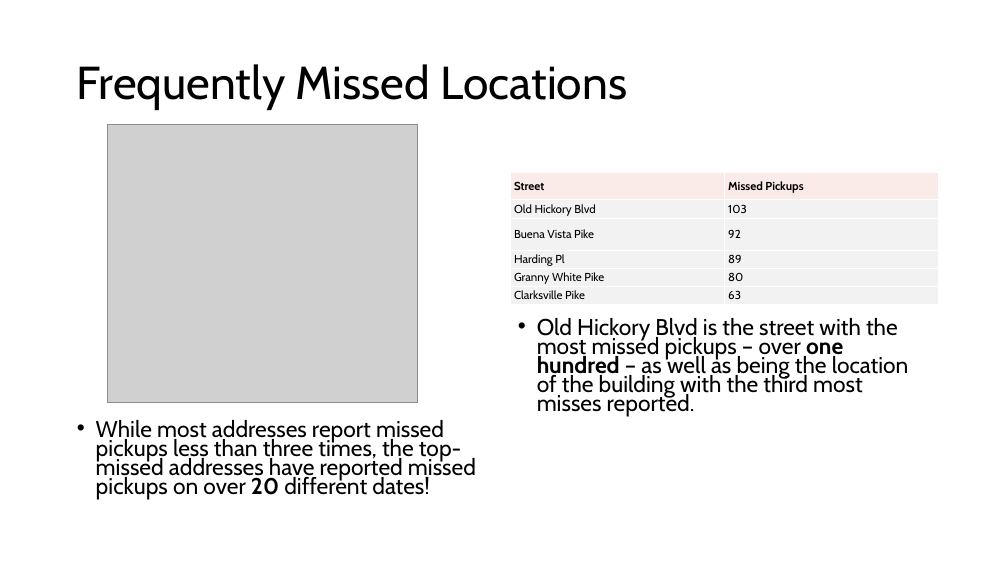
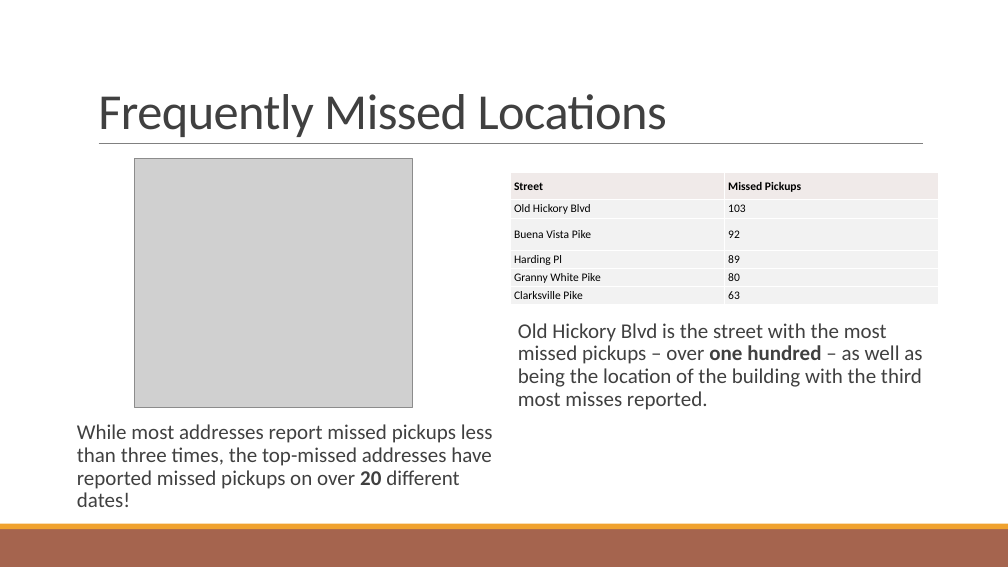
Before and after one commit to NSS-Full-Time-Data-Analytics-17/trash-haulers-atlantis, a slide deck: slide 9 of slides_rme.pptx (slide 7 before the commit). Drawn at 1008x567 pixels with LibreOffice and Linux fonts; fonts in the diff are those of the drawing; grey boxes stand for pictures. Boxes give left, top, right and bottom in pixels: in the first picture for what was removed or moved away, otherwise in the second. Text is boxed around its words. In the diff, an @@ line names an element or a change of style, - is before the commit and + after.

```diff
--- a/slides_rme.pptx
+++ b/slides_rme.pptx
@@ title "Frequently Missed Locations": place and size @@
-title "Frequently Missed Locations" at (77, 64, 628, 110)
+title "Frequently Missed Locations" at (98, 94, 667, 137)
@@ title "Frequently Missed Locations" at (98, 94, 667, 137): size 44 to 48 pt, font Cabin to Calibri, text colour #000000 to #404040, letter spacing 0 to -0.5 pt; line spacing 0.9 to 0.85; vertical alignment middle to bottom @@
@@ line added from (99, 144) to (923, 144), #808080 0.5 pt @@
@@ picture: place and size @@
-picture at (107, 125, 418, 403)
+picture at (135, 158, 413, 408)
@@ table at (510, 172, 938, 305) @@
@@ fill #FBEBE8 to #F0EAE9 in row 1 @@
@@ font Cabin to Calibri @@
@@ text "Old Hickory Blvd is the ..." at (518, 323, 922, 410): size 21.7 to 20 pt, font Cabin to Calibri, text colour #000000 to #404040; bullet • to  ; line spacing 0.7 to 0.9; more space between paragraphs @@
@@ text "While most addresses report missed ..." at (77, 424, 493, 507): size 21.7 to 20 pt, font Cabin to Calibri, text colour #000000 to #404040; bullet • to  ; line spacing 0.7 to 0.9; more space between paragraphs @@
@@ rectangle added at (0, 529, 1008, 567), fill #A5644E @@
@@ rectangle added at (0, 524, 1008, 529), fill #F0A22E @@
```
Also in this commit, not shown: 9 other slides changed, 3 slides added, 1 other file.
